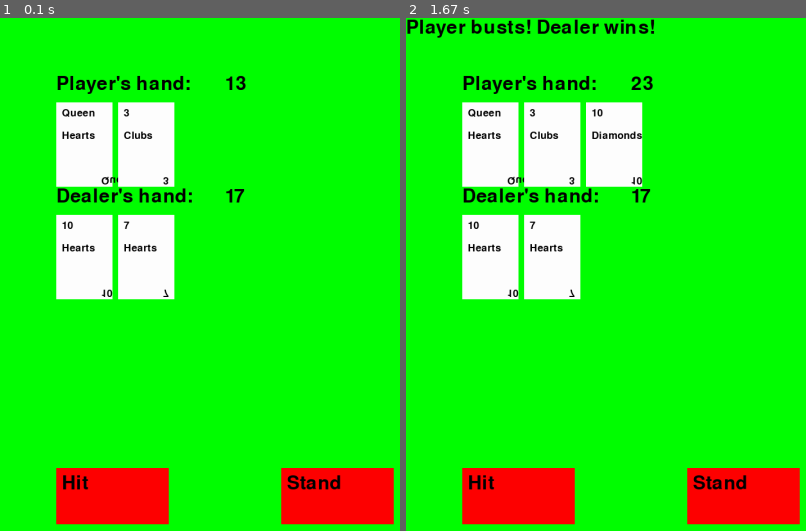
Above: before the commit, frames 1-2 (left to right).
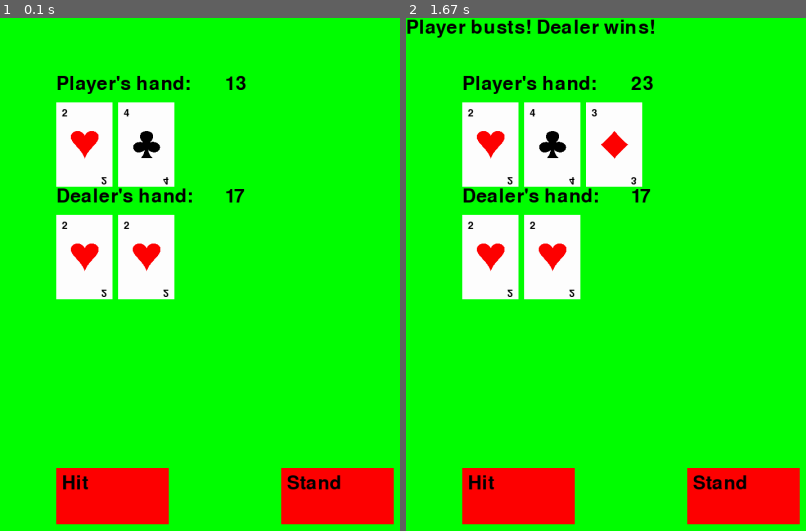
Above: after the commit, the same moments.

Repository: turnertrowbridge/PyGame_Blackjack
Game: pygame game, started from main.py
Same seed, same stepped clock (60 frames per second), same inputs: the game is played once before the commit and once after it.
Inputs:
- Up to frame 1 (0.1 s): no input
- Up to frame 2 (1.67 s): click "Hit" at 0.88 s

The runs differ from the first frame. In frame 1, 1.3% of the frame differs, in the area x 15-43%, y 17-55%; in frame 2, 1.7%, in the area x 15-59%, y 17-55%.

Commit message:
Added sprites and card value nicknames

Diff:
--- a/deck.py
+++ b/deck.py
@@ -10,7 +10,9 @@
         suits = ['Hearts', 'Diamonds', 'Clubs', 'Spades']
         ranks = ['2', '3', '4', '5', '6', '7', '8',
                  '9', '10', 'Jack', 'Queen', 'King', 'Ace']
-        return [(rank, suit) for suit in suits for rank in ranks]
+        nicknames = ['2', '3', '4', '5', '6', '7', '8',
+                     '9', '10', 'J', 'Q', 'K', 'A']
+        return [(rank, suit, nickname) for suit, nickname in zip(suits, nicknames) for rank in ranks]
 
     def deal_card(self):
         return self.deck.pop()
--- a/ui.py
+++ b/ui.py
@@ -13,10 +13,15 @@
 
 def draw_card(screen, font, card, x, y, card_color=(255, 255, 255), text_color=(0, 0, 0)):
     pygame.draw.rect(screen, card_color, (x, y, 100, 150))
-    draw_text(screen, font, card[1], x + 10, y + 50, text_color)
-    draw_text(screen, font, card[0], x + 10, y + 10, text_color)  # top left
+    # draw_text(screen, font, card[1], x + 10, y + 50, text_color)  # Suit name
+    draw_text(screen, font, card[2], x + 10, y + 10, text_color)  # top left
 
     # draw bottom right upside down
-    text_surface = font.render(card[0], True, text_color)
+    text_surface = font.render(card[2], True, text_color)
     flipped_text_surface = pygame.transform.flip(text_surface, False, True)
     screen.blit(flipped_text_surface, (x + 80, y + 130))  # bottom left
+
+    # Add sprite
+    card_sprite = pygame.image.load(f"./images/{card[1].lower()}.png")
+    card_sprite = pygame.transform.scale(card_sprite, (50, 50))
+    screen.blit(card_sprite, (x + 25, y + 50))
Binary file added: images/1200px-Anglo-American_card_suits.svg.png
Binary file added: images/clubs.png
Binary file added: images/diamonds.png
Binary file added: images/hearts.png
Binary file added: images/spades.png
